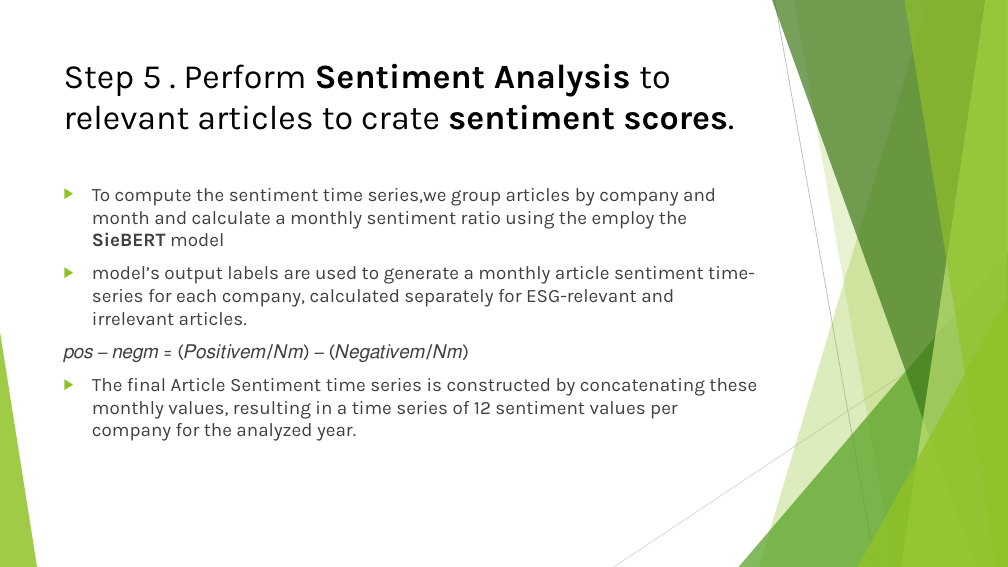
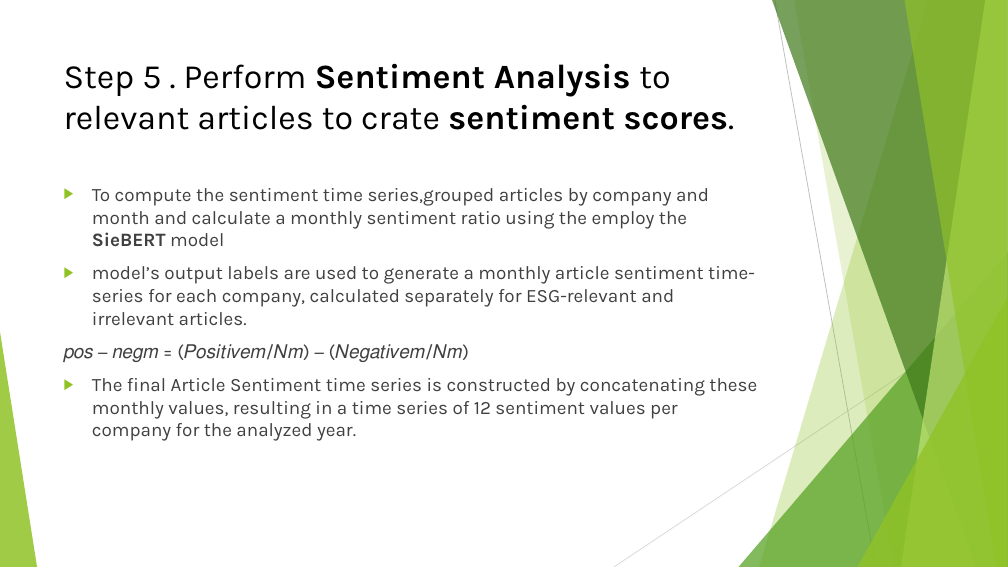
Before and after one commit to eamonnk/sci_res_lit_spec9997_john_sat, a slide deck: slide 20 of asgnmnts/assgmnt 1/final/spec9997_assgnmnt_1_eamonn_kelly_D24127620.pptx. Drawn at 1008x567 pixels with LibreOffice and Linux fonts; fonts in the diff are those of the drawing. Boxes give left, top, right and bottom in pixels: in the first picture for what was removed or moved away, otherwise in the second. Text is boxed around its words. In the diff, an @@ line names an element or a change of style, - is before the commit and + after.

```diff
--- a/asgnmnts/assgmnt 1/final/spec9997_assgnmnt_1_eamonn_kelly_D24127620.pptx
+++ b/asgnmnts/assgmnt 1/final/spec9997_assgnmnt_1_eamonn_kelly_D24127620.pptx
@@ text at bbox=[92, 188, 709, 247]: text changed @@
-▶ To compute the sentiment time series,we group articles by company and month and calculate a monthly sentiment ratio using the employ the SieBERT model
+▶ To compute the sentiment time series,grouped articles by company and month and calculate a monthly sentiment ratio using the employ the SieBERT model
```
Also in this commit, not shown: 17 other slides changed, 10 other files.
